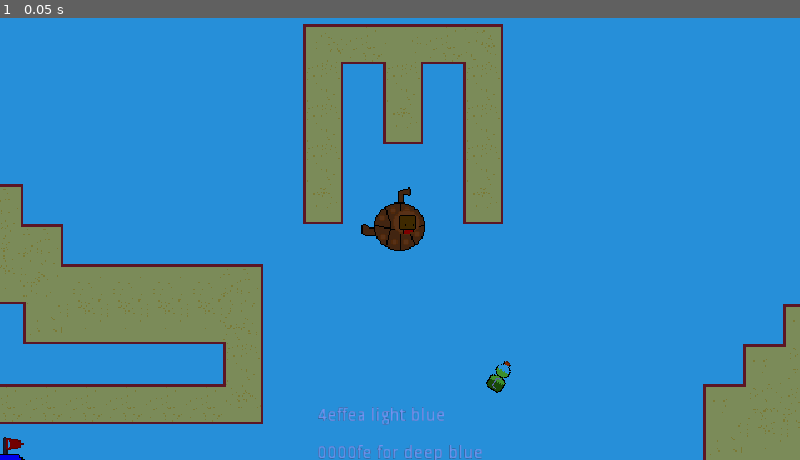
Above: before the commit, frame 1.
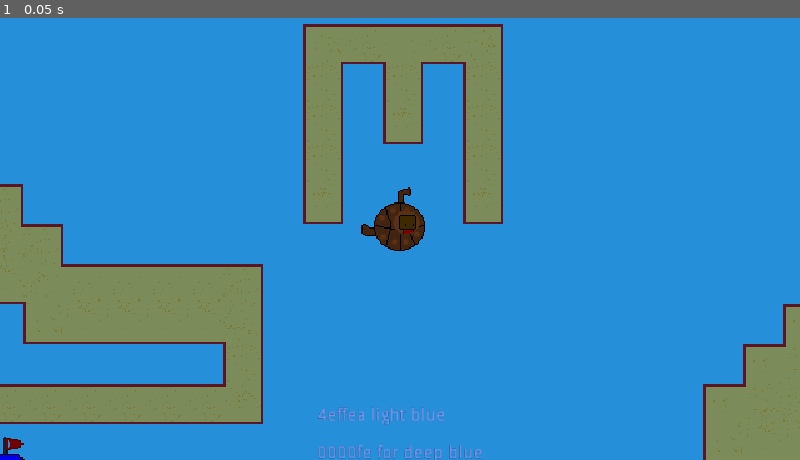
Above: after the commit, the same moment.

Repository: AdamSmif/Sportsball-Adventures
Game: Godot game, scene res://Levels/SwimTest.tscn
Same seed, same stepped clock (60 frames per second), same inputs: the game is played once before the commit and once after it. This scene is started directly instead of the project's main scene.
Inputs:
- Up to frame 1 (0.05 s): no input

The runs differ from the first frame. In frame 1, 0.1% of the frame differs, in the area x 60-64%, y 77-85%.

Commit message:
removed coins from submarine level

Diff:
--- a/Assets/Bottle.gd
+++ b/Assets/Bottle.gd
@@ -1,7 +1,7 @@
 extends Area2D
 
 func _on_Bottle_body_entered(body):
-#	$BottleSound.play()
+#	$BotstleSound.play()
 	$AnimationPlayer.play("bounce")
 	body.add_bottle()
 	queue_free()
--- a/Assets/Bottle.tscn
+++ b/Assets/Bottle.tscn
@@ -52,7 +52,6 @@
 position = Vector2( -0.440109, -0.125555 )
 rotation = 0.523599
 frames = SubResource( 2 )
-frame = 1
 playing = true
 
 [node name="AnimationPlayer" type="AnimationPlayer" parent="."]
--- a/Levels/SwimTest.tscn
+++ b/Levels/SwimTest.tscn
@@ -1,8 +1,7 @@
-[gd_scene load_steps=7 format=2]
+[gd_scene load_steps=6 format=2]
 
 [ext_resource path="res://Player/submarine/Submarine.tscn" type="PackedScene" id=1]
 [ext_resource path="res://Assets/Tiles/BeachTile.tscn" type="PackedScene" id=2]
-[ext_resource path="res://Assets/Bottle.tscn" type="PackedScene" id=3]
 [ext_resource path="res://Music/Deep Blue.wav" type="AudioStream" id=4]
 [ext_resource path="res://Assets/basket.png" type="Texture" id=5]
 [ext_resource path="res://Levels/Exit.tscn" type="PackedScene" id=6]
@@ -23,17 +22,6 @@
 [node name="BeachTile" parent="." instance=ExtResource( 2 )]
 position = Vector2( -468.792, 241.483 )
 tile_data = PoolIntArray( -1834987, 0, 3, -1769453, 0, 0, -1769452, 0, 1, -1769451, 0, 65544, -1769450, 0, 1, -1769449, …(24164 unchanged characters)…
-
-[node name="YSort" type="YSort" parent="."]
-
-[node name="Bottle" parent="YSort" instance=ExtResource( 3 )]
-position = Vector2( -202.961, 283.16 )
-
-[node name="Bottle2" parent="YSort" instance=ExtResource( 3 )]
-position = Vector2( 137.553, 202.184 )
-
-[node name="Bottle3" parent="YSort" instance=ExtResource( 3 )]
-position = Vector2( 182.193, 373.479 )
 
 [node name="Deep Blue" type="AudioStreamPlayer" parent="."]
 stream = ExtResource( 4 )
--- a/Player/Player.tscn
+++ b/Player/Player.tscn
@@ -15,6 +15,11 @@
 
 [sub_resource type="SpriteFrames" id=1]
 animations = [ {
+"frames": [ ExtResource( 5 ) ],
+"loop": true,
+"name": "idle",
+"speed": 15.0
+}, {
 "frames": [ ExtResource( 8 ), ExtResource( 4 ), ExtResource( 1 ), ExtResource( 9 ) ],
 "loop": true,
 "name": "right",
@@ -25,16 +30,6 @@
 "name": "up",
 "speed": 5.0
 }, {
-"frames": [ ExtResource( 5 ) ],
-"loop": true,
-"name": "idle",
-"speed": 15.0
-}, {
-"frames": [ ExtResource( 12 ) ],
-"loop": true,
-"name": "fire",
-"speed": 5.0
-}, {
 "frames": [ ExtResource( 6 ), ExtResource( 7 ) ],
 "loop": true,
 "name": "jump",
@@ -43,6 +38,11 @@
 "frames": [ ExtResource( 3 ) ],
 "loop": true,
 "name": "fall",
+"speed": 5.0
+}, {
+"frames": [ ExtResource( 12 ) ],
+"loop": true,
+"name": "fire",
 "speed": 5.0
 } ]
 
--- a/Player/submarine/Submarine.gd
+++ b/Player/submarine/Submarine.gd
@@ -1,8 +1,16 @@
 extends KinematicBody2D
 
 export var id = 1
-const MAX_SPEED = 75
-const ACCELERATION = 30
+# Coin Amount
+var bottles_needed = 0
+# Level Respawn
+# export(String, FILE, "*.tscn")
+var lose_level_world_scene
+# Next Level For Bottle Colelcting Levels
+export(String, FILE, "*.tscn") var bottle_world_scene
+
+export var MAX_SPEED = 75
+export var ACCELERATION = 30
 
 # Score
 var score = 0
